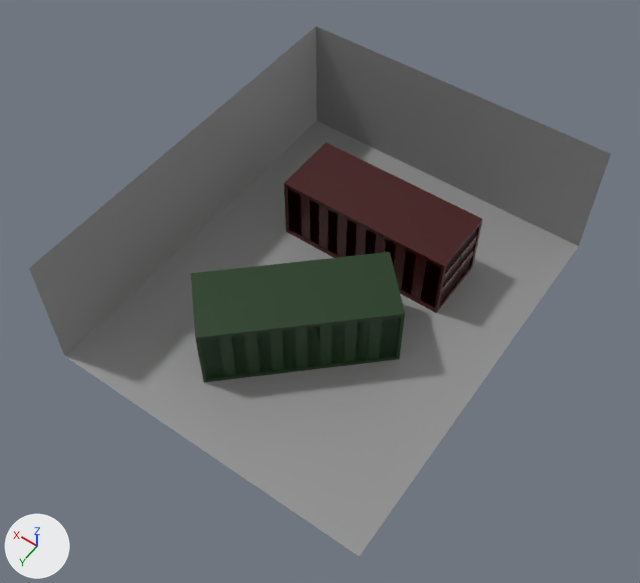
The Blender file Assets/Props/contenedor_grande.blend: old version first, new version second.
Both versions are drawn from a 50 mm camera at (-7.35, 10.88, 17.06) aimed at (-0.1, 0.71, 1.09). Lighting does not change. The marker at lower left points along +X, +Y and +Z.

Script lines for the objects in view, before the commit:
```python
me_cube = bpy.data.meshes.new('Cube')
me_cube.from_pydata(...)  # 252 vertices, 200 faces; spans x -2.24..2.24, y -0.88..0.88, z -0.88..0.88
me_cube.materials.append(mat_material)  # dark red #3e0002
me_cube_001 = bpy.data.meshes.new('Cube.001')
me_cube_001.from_pydata(...)  # 252 vertices, 200 faces; spans x -2.24..2.24, y -0.88..0.88, z -0.88..0.88
me_cube_001.materials.append(mat_material_001)  # dark green #193816
me_plane = bpy.data.meshes.new('Plane')
me_plane.from_pydata([(-1.0, -1.0, 0.0), (1.0, -1.0, 0.0), (-1.0, 1.0, 0.0), (1.0, 1.0, 0.0), (-1.0, -1.0, 0.37), (1.0, -1.0, 0.37), (1.0, 1.0, 0.37)], [], [(0, 1, 3, 2), (3, 1, 5, 6), (1, 0, 4, 5)])
me_plane.materials.append(mat_material_002)  # grey #909090
ob_contenedor1 = bpy.data.objects.new('contenedor1', me_cube)
ob_contenedor1.location = (0.0, -1.94, 0.88)
ob_contenedor2 = bpy.data.objects.new('contenedor2', me_cube_001)
ob_contenedor2.location = (0.0, 1.48, 0.88)
ob_contenedor2.rotation_euler = (0.0, 0.0, 0.761)  # degrees (0, 0, 44)
ob_fondo = bpy.data.objects.new('fondo', me_plane)
ob_fondo.location = (0.0, 0.0, 0.0)
ob_fondo.scale = (4.09, 4.98, 8.64)
```
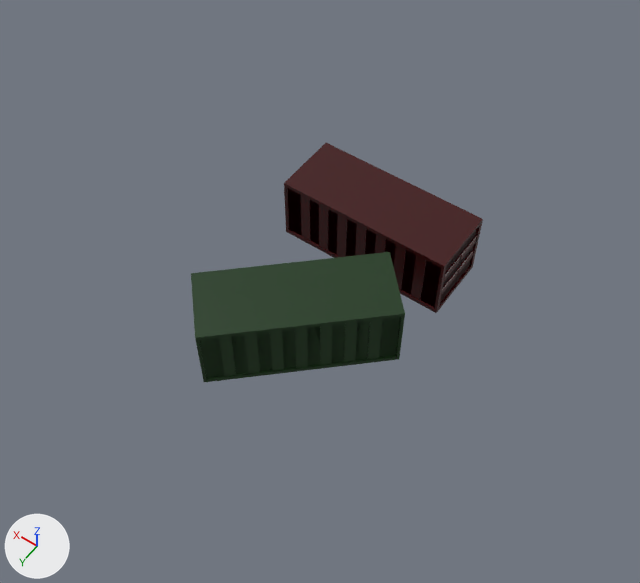
Edits to the scene script, one JSON object a line:
```json
{"op": "remove", "block": "ob_fondo", "code": ["ob_fondo = bpy.data.objects.new('fondo', me_plane)", "ob_fondo.location = (0.0, 0.0, 0.0)", "ob_fondo.scale = (4.09, 4.98, 8.64)"]}
```

Pixel boxes [x1, y1, x2, y2] of what changed, in the pictures (640 x 583 px):
```json
{"object": "fondo", "change": "deleted", "before": [29, 26, 611, 556]}
```
